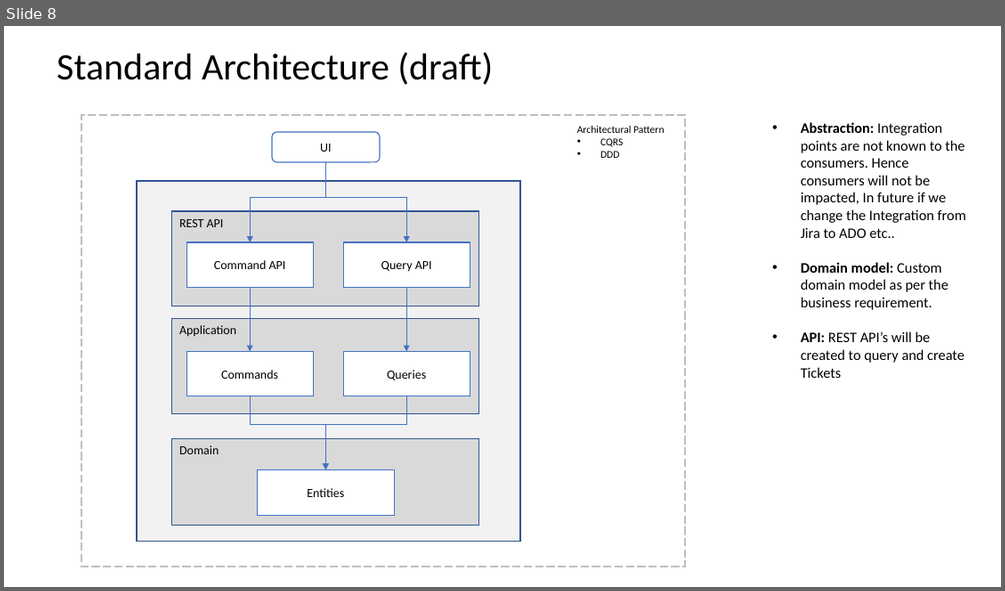
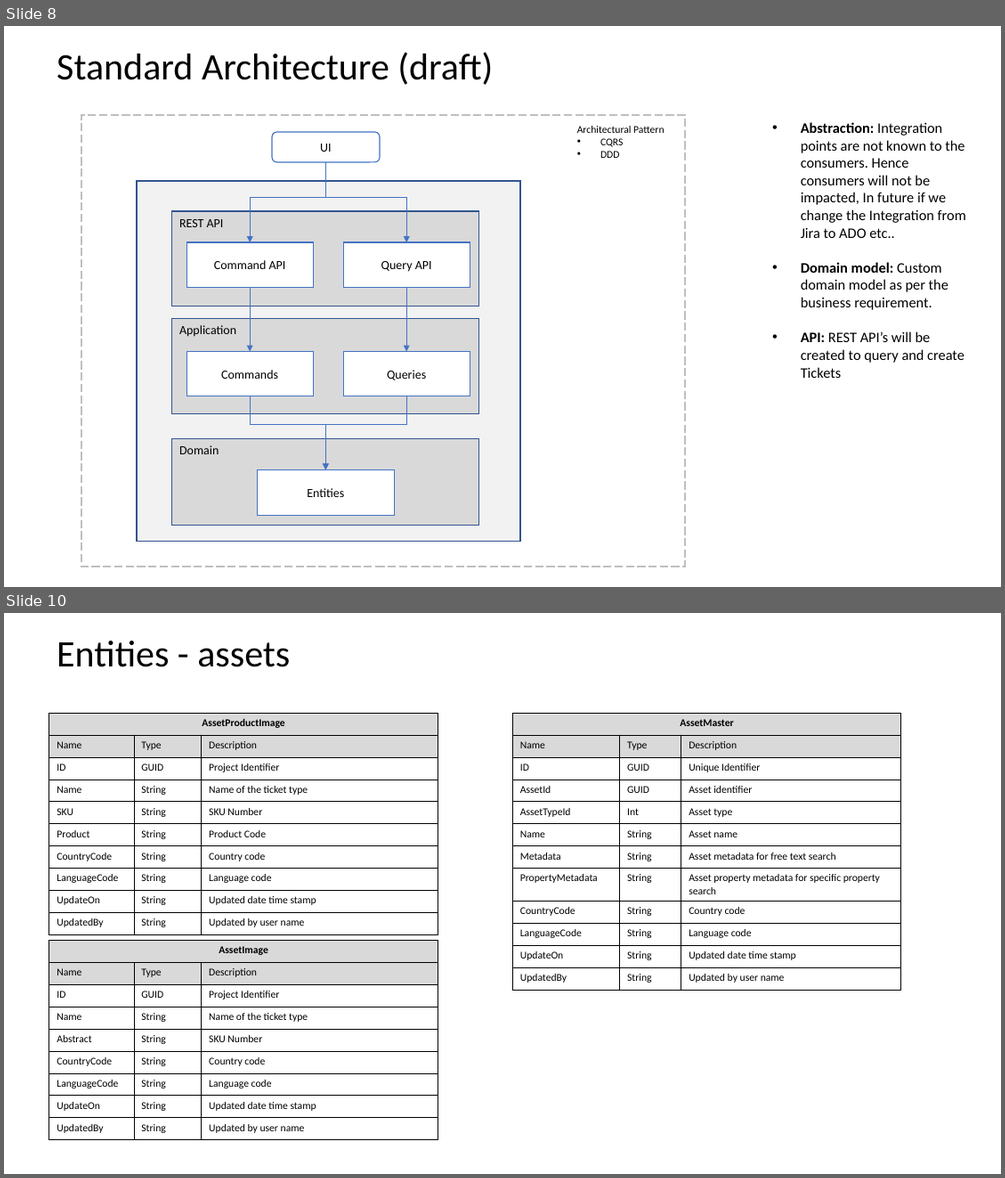
Before and after one commit to sundarkurs/DigitalAssets, a slide deck: Design/Digital Asset - Design.pptx. Shown one above the other, each under a label of ours: slide 8 before the commit, slides 8 and 10 after it; the slides between them are not shown. The pictures are 1005x591 and 1005x1178 pixels, drawn with LibreOffice and Linux fonts; fonts in the diff are those of the drawing. Boxes give left, top, right and bottom in pixels: in the first picture for what was removed or moved away, otherwise in the second. Text is boxed around its words. In the diff, an @@ line names an element or a change of style, - is before the commit and + after.

```diff
--- a/Design/Digital Asset - Design.pptx
+++ b/Design/Digital Asset - Design.pptx
@@ slide 10 added at (4, 613, 1001, 1174), background #FFFFFF @@
@@ text added at (57, 641, 290, 667), 36 pt, text #000000 @@
+Entities - assets
@@ table added at (49, 714, 437, 935), 10 rows, 3 columns @@
+AssetProductImage |  | 
+Name | Type | Description
+ID | GUID | Project Identifier
+Name | String | Name of the ticket type
+SKU | String | SKU Number
+Product | String | Product Code
+CountryCode | String | Country code
+LanguageCode | String | Language code
+UpdateOn | String | Updated date time stamp
+UpdatedBy | String | Updated by user name
@@ table added at (512, 714, 900, 989), 12 rows, 3 columns @@
+AssetMaster |  | 
+Name | Type | Description
+ID | GUID | Unique Identifier
+AssetId | GUID | Asset identifier
+AssetTypeId | Int | Asset type
+Name | String | Asset name
+Metadata | String | Asset metadata for free text search
+PropertyMetadata | String | Asset property metadata for specific property search
+CountryCode | String | Country code
+LanguageCode | String | Language code
+UpdateOn | String | Updated date time stamp
+UpdatedBy | String | Updated by user name
@@ table added at (49, 941, 437, 1140), 9 rows, 3 columns @@
+AssetImage |  | 
+Name | Type | Description
+ID | GUID | Project Identifier
+Name | String | Name of the ticket type
+Abstract | String | SKU Number
+CountryCode | String | Country code
+LanguageCode | String | Language code
+UpdateOn | String | Updated date time stamp
+UpdatedBy | String | Updated by user name
```
Also in this commit, not shown: 4 slides changed, 2 other slides added, 12 other files.
